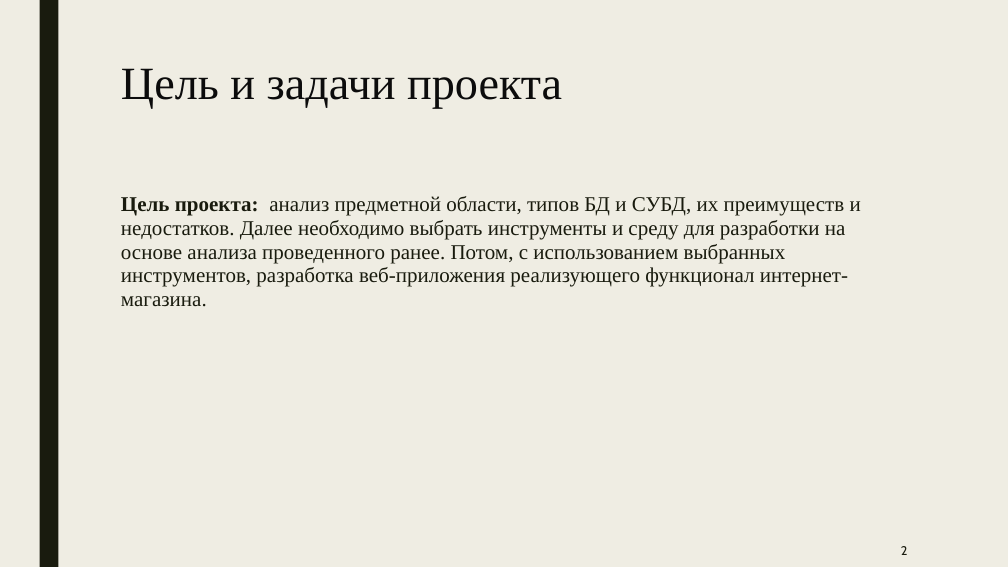
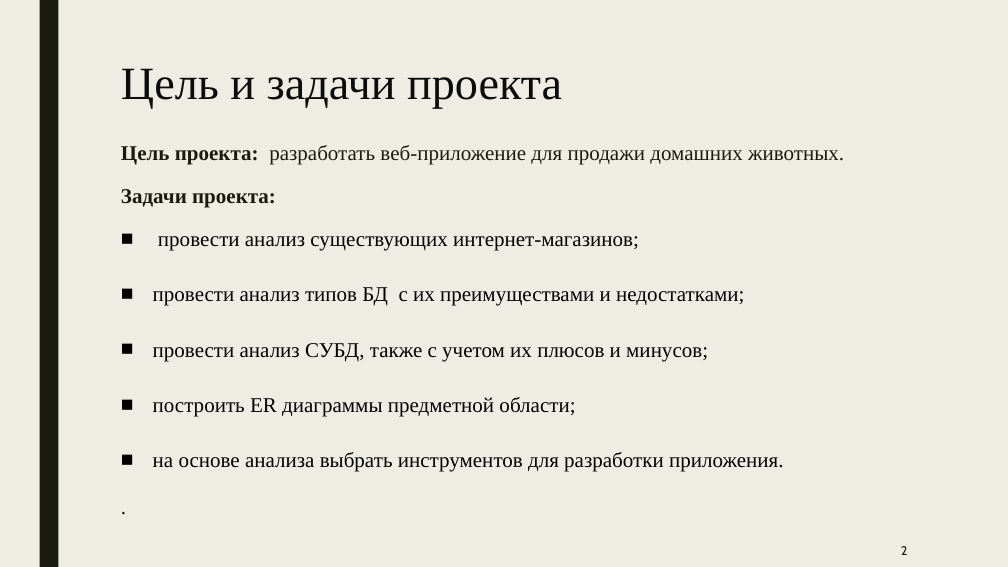
Before and after one commit to Danon12n/Danon12n, a slide deck: slide 2 of Kursach_DB/otchet LaTeX/финалочка/Prezentacia_Nechitaylo_IU7-66B (1).pptx. Drawn at 1008x567 pixels with LibreOffice and Linux fonts; fonts in the diff are those of the drawing. Boxes give left, top, right and bottom in pixels: in the first picture for what was removed or moved away, otherwise in the second. Text is boxed around its words. In the diff, an @@ line names an element or a change of style, - is before the commit and + after.

```diff
--- a/Kursach_DB/otchet LaTeX/финалочка/Prezentacia_Nechitaylo_IU7-66B (1).pptx
+++ b/Kursach_DB/otchet LaTeX/финалочка/Prezentacia_Nechitaylo_IU7-66B (1).pptx
@@ text at (121,145,844,472): text changed; text colour #191B0E to #000000 @@
-Цель проекта: анализ предметной области, типов БД и СУБД, их преимуществ и недостатков. Далее необходимо выбрать инструменты и среду для разработки на основе анализа проведенного ранее. Потом, с использованием выбранных инструментов, разработка веб-приложения реализующего функционал интернет-магазина.
+Цель проекта: разработать веб-приложение для продажи домашних животных.
+Задачи проекта:
+■ провести анализ существующих интернет-магазинов;
+■ провести анализ типов БД с их преимуществами и недостатками;
+■ провести анализ СУБД, также с учетом их плюсов и минусов;
+■ построить ER диаграммы предметной области;
+■ на основе анализа выбрать инструментов для разработки приложения.
+.
```
Also in this commit, not shown: 1 slide added, 1 slide removed, 7 other files.
